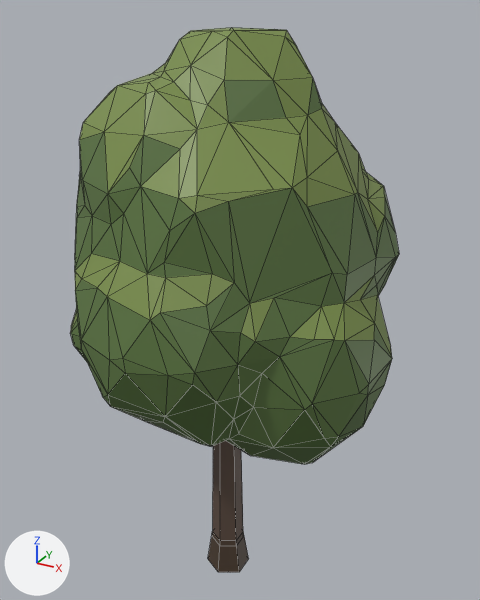
The Blender file art/kit/trees/tree.small/tree.small.blend: old version first, new version second.
Rendered twice from a 50 mm camera at (1.82, -3.21, 3.69) aimed at (0.0, 0.11, 2.03). The lights are fixed; the arrows at lower left show +X, +Y and +Z. The older version comes first. Mesh edges are drawn as thin lines.

Names of what the first picture shows: 'tree'.
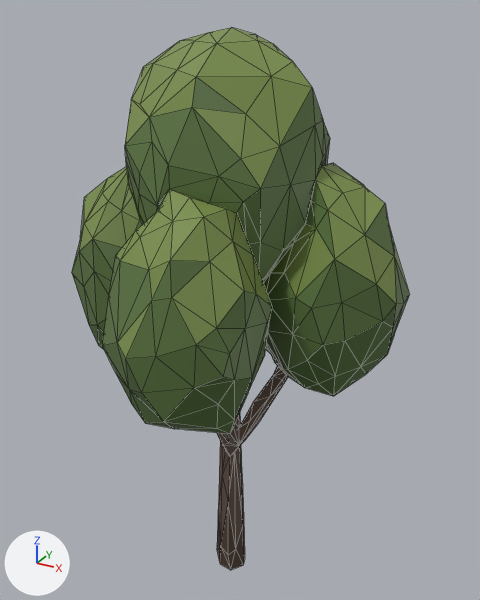
Pixel boxes [x1, y1, x2, y2] of what changed, in the pictures (480 x 600 px):
'tree', reshaped: before [70, 28, 399, 572]; after [72, 27, 410, 570]
part 1 of me_crown, rebuilt (24% taller): before [70, 28, 399, 464]; after [72, 27, 410, 570]
part 2 of me_crown, deleted (brown): before [213, 440, 243, 541]
part 3 of me_crown, deleted: before [208, 531, 249, 572]

Diff of the bpy script that builds the scene:
```diff
--- a/art/kit/trees/tree.small/tree.small.blend.py
+++ b/art/kit/trees/tree.small/tree.small.blend.py
@@ me_crown @@
 # used by ob_tree; location = (0.0, 0.0, 0.0)
-me_crown.from_pydata(...)  # 459 vertices, 818 faces; spans x -1.0..1.0, y -1.0..1.0, z 0.0..3.6
+me_crown.from_pydata(...)  # 628 vertices, 1416 faces; spans x -1.0..1.0, y -1.0..1.0, z 0.0..3.6
+# me_crown part 1: the loose piece of 415 vertices spanning x -1.0..1.0, y -1.0..1.0, z 1.26..3.6 is rebuilt with 628 vertices and now spans x -1.0..1.0, y -1.0..1.0, z 0.0..3.6
+# me_crown part 2: the loose piece of 12 vertices spanning x -0.13..0.06, y -0.11..0.11, z 0.21..2.27 is deleted
+# me_crown part 3: the loose piece of 12 vertices spanning x -0.17..0.09, y -0.14..0.14, z 0.0..0.26 is deleted
+# other edits to the shape of me_crown do not show in these pictures
 me_crown.materials.append(mat_palette)
```
